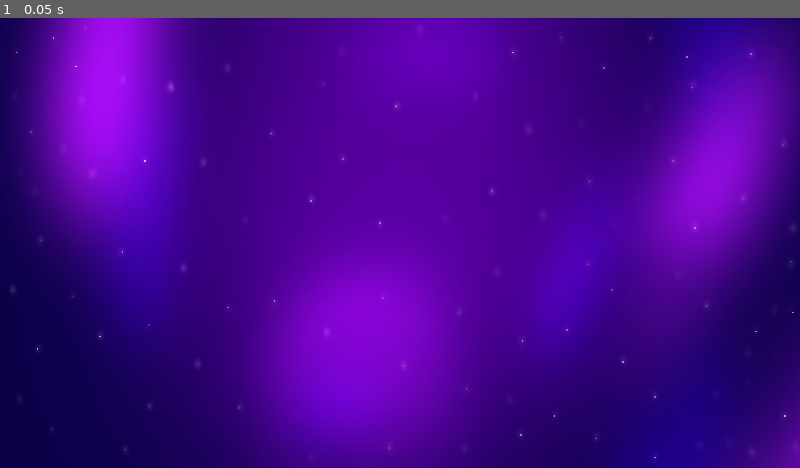
Above: before the commit, frame 1.
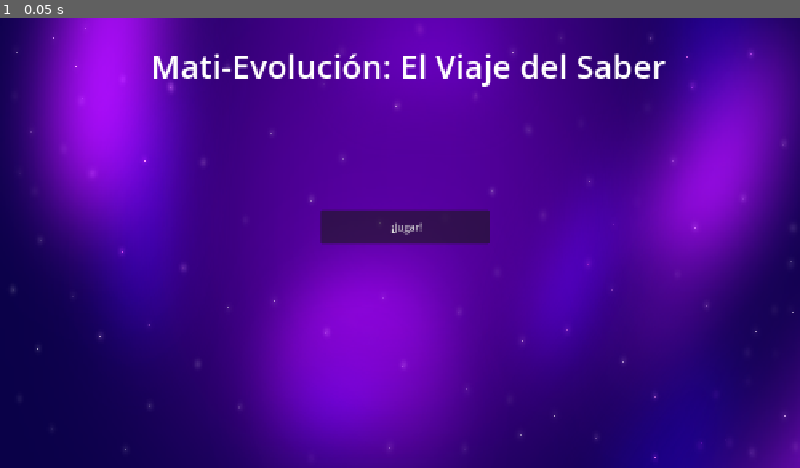
Above: after the commit, the same moment.

Repository: Elbaku16/mati-evolucion
Game: Godot game, scene res://scenes/menu.tscn
Same seed, same stepped clock (60 frames per second), same inputs: the game is played once before the commit and once after it.
Inputs:
- Up to frame 1 (0.05 s): no input

The runs differ from the first frame. In frame 1, 3.2% of the frame differs, in the area x 19-84%, y 7-51%.

Commit message:
menu principal - titulo, fondo y boton jugar

Diff:
--- a/scenes/menu.tscn
+++ b/scenes/menu.tscn
@@ -1,6 +1,12 @@
 [gd_scene format=3 uid="uid://2aivjdf6ifxe"]
 
+[ext_resource type="Script" uid="uid://m6c3p8wtttob" path="res://scripts/menu.gd" id="1_vjb58"]
 [ext_resource type="Texture2D" uid="uid://d2o18yppmaib6" path="res://assets/fondos/Fondo.png" id="1_yqeox"]
+
+[sub_resource type="LabelSettings" id="LabelSettings_yqeox"]
+font_size = 52
+
+[sub_resource type="CanvasTexture" id="CanvasTexture_yqeox"]
 
 [node name="Menu" type="Control" unique_id=775083905]
 layout_mode = 3
@@ -9,6 +15,7 @@
 anchor_bottom = 1.0
 grow_horizontal = 2
 grow_vertical = 2
+script = ExtResource("1_vjb58")
 
 [node name="TextureRect" type="TextureRect" parent="." unique_id=803891159]
 layout_mode = 0
@@ -17,3 +24,22 @@
 scale = Vector2(13.43646, 18.14169)
 texture = ExtResource("1_yqeox")
 expand_mode = 3
+
+[node name="Label" type="Label" parent="." unique_id=1613534591]
+layout_mode = 0
+offset_left = 241.0
+offset_top = 41.0
+offset_right = 1065.0
+offset_bottom = 113.0
+text = "Mati-Evolución: El Viaje del Saber"
+label_settings = SubResource("LabelSettings_yqeox")
+horizontal_alignment = 1
+
+[node name="Button" type="Button" parent="." unique_id=1964742067]
+layout_mode = 0
+offset_left = 513.0
+offset_top = 308.0
+offset_right = 783.0
+offset_bottom = 361.0
+text = "¡Jugar!"
+icon = SubResource("CanvasTexture_yqeox")
--- /dev/null
+++ b/scripts/menu.gd
@@ -0,0 +1,7 @@
+extends Control
+
+func _ready() -> void:
+	$Button.pressed.connect(_on_jugar_presionado)
+
+func _on_jugar_presionado() -> void:
+	get_tree().change_scene_to_file("res://scenes/Diagnostico.tscn")
Not shown, added: scripts/menu.gd.uid
